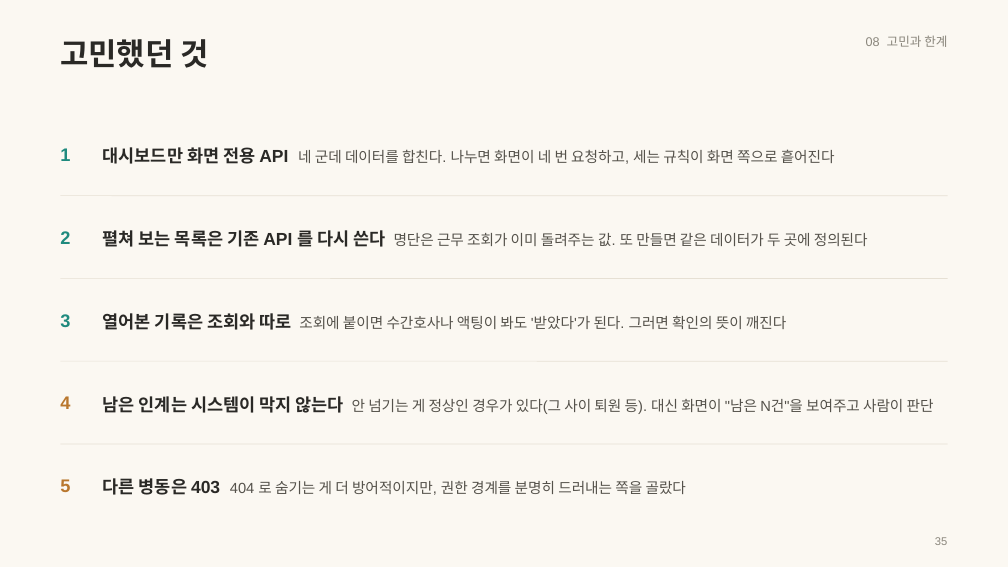
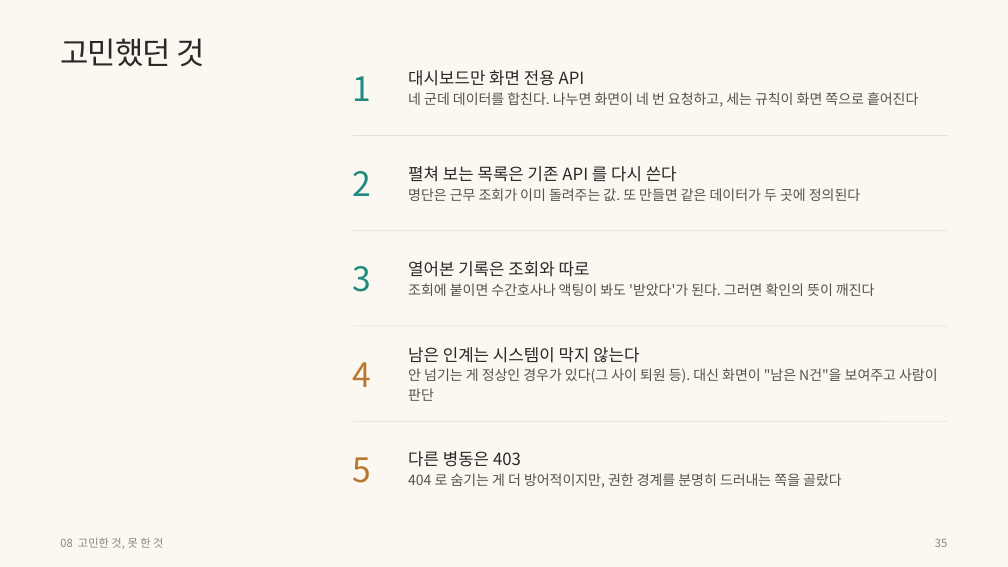
Before and after one commit to wodnjs2020136144/skala-webservice-mini, a slide deck: slide 35 of deliverables/10반_황재원_너와나의인계고리-개요.pptx. Drawn at 1008x567 pixels with LibreOffice and Linux fonts; fonts in the diff are those of the drawing. Boxes give left, top, right and bottom in pixels: in the first picture for what was removed or moved away, otherwise in the second. Text is boxed around its words. In the diff, an @@ line names an element or a change of style, - is before the commit and + after.

```diff
--- a/deliverables/10반_황재원_너와나의인계고리-개요.pptx
+++ b/deliverables/10반_황재원_너와나의인계고리-개요.pptx
@@ text "고민했던 것" at <box>60,38,204,66</box>: font Arial to Noto Sans CJK KR, letter spacing 0 to -0.6 pt, bold off; line spacing 1 to 1.05; vertical alignment middle to top @@
@@ text "1": place and size @@
-text "1" at <box>60,148,70,161</box>
+text "1" at <box>353,76,372,101</box>
@@ text "대시보드만 화면 전용 API 네 ...": place and size @@
-text "대시보드만 화면 전용 API 네 ..." at <box>103,147,835,164</box>
+text "대시보드만 화면 전용 API 네 ..." at <box>408,70,918,107</box>
@@ text "대시보드만 화면 전용 API 네 ..." at <box>408,70,918,107</box>: size 12.5 to 12 pt, bold off in "대시보드만 화면 전용 API"; size 10.5 to 10 pt in "네 군데 데이터를 합친다. 나누면 화면이 네 ..."; font Arial to Noto Sans CJK KR @@
@@ text removed at <box>866,35,947,47</box> @@
-08 고민과 한계
@@ text "2": place and size @@
-text "2" at <box>60,231,70,244</box>
+text "2" at <box>353,171,372,196</box>
@@ line added from (353, 135) to (948, 135), #E6E0D4 0.5 pt @@
@@ text "펼쳐 보는 목록은 기존 API ...": place and size @@
-text "펼쳐 보는 목록은 기존 API ..." at <box>103,227,868,250</box>
+text "펼쳐 보는 목록은 기존 API ..." at <box>408,166,860,201</box>
@@ text "펼쳐 보는 목록은 기존 API ..." at <box>408,166,860,201</box>: size 12.5 to 12 pt, bold off in "펼쳐 보는 목록은 기존 API 를 다시 ..."; size 10.5 to 10 pt in "명단은 근무 조회가 이미 돌려주는 값. 또 ..."; font Arial to Noto Sans CJK KR @@
@@ text "3": place and size @@
-text "3" at <box>60,314,70,327</box>
+text "3" at <box>353,266,372,292</box>
@@ line moved from (60, 196) - (948, 196) to (353, 231) - (948, 231) @@
@@ text "열어본 기록은 조회와 따로 조회에 ...": place and size @@
-text "열어본 기록은 조회와 따로 조회에 ..." at <box>103,313,786,330</box>
+text "열어본 기록은 조회와 따로 조회에 ..." at <box>408,261,875,296</box>
@@ text "열어본 기록은 조회와 따로 조회에 ..." at <box>408,261,875,296</box>: size 12.5 to 12 pt, bold off in "열어본 기록은 조회와 따로"; size 10.5 to 10 pt in "조회에 붙이면 수간호사나 액팅이 봐도 '받았다'가 된다. ..."; font Arial to Noto Sans CJK KR @@
@@ line removed from (60, 278) to (948, 278) @@
@@ text "4": place and size @@
-text "4" at <box>60,396,70,409</box>
+text "4" at <box>353,362,372,387</box>
@@ line moved from (60, 361) - (948, 361) to (353, 326) - (948, 326) @@
@@ text "남은 인계는 시스템이 막지 않는다 ...": place and size @@
-text "남은 인계는 시스템이 막지 않는다 ..." at <box>103,396,934,414</box>
+text "남은 인계는 시스템이 막지 않는다 ..." at <box>408,347,938,401</box>
@@ text "남은 인계는 시스템이 막지 않는다 ..." at <box>408,347,938,401</box>: size 12.5 to 12 pt, bold off in "남은 인계는 시스템이 막지 않는다"; size 10.5 to 10 pt in "안 넘기는 게 정상인 경우가 있다(그 사이 ..."; font Arial to Noto Sans CJK KR @@
@@ size 13 to 24 pt, font Arial to Noto Sans CJK KR, bold off in 5 elements at <box>353,76,372,101</box>, <box>353,171,372,196</box>, <box>353,266,372,292</box>, <box>353,362,372,387</box>, <box>353,457,372,483</box> @@
@@ text "5": place and size @@
-text "5" at <box>60,479,70,492</box>
+text "5" at <box>353,457,372,483</box>
@@ line moved from (60, 444) - (948, 444) to (353, 421) - (948, 421) @@
@@ text "다른 병동은 403 404 로 ...": place and size @@
-text "다른 병동은 403 404 로 ..." at <box>103,478,686,495</box>
+text "다른 병동은 403 404 로 ..." at <box>408,451,842,488</box>
@@ text "다른 병동은 403 404 로 ..." at <box>408,451,842,488</box>: size 12.5 to 12 pt, bold off in "다른 병동은 403"; size 10.5 to 10 pt in "404 로 숨기는 게 더 방어적이지만, 권한 ..."; font Arial to Noto Sans CJK KR @@
@@ text added at <box>60,538,163,549</box>, 8 pt, text #8A867C @@
+08 고민한 것, 못 한 것
@@ text "35" at <box>935,539,947,547</box>: font Arial to Noto Sans CJK KR @@
```
Also in this commit, not shown: 39 other slides changed, 13 other files.
